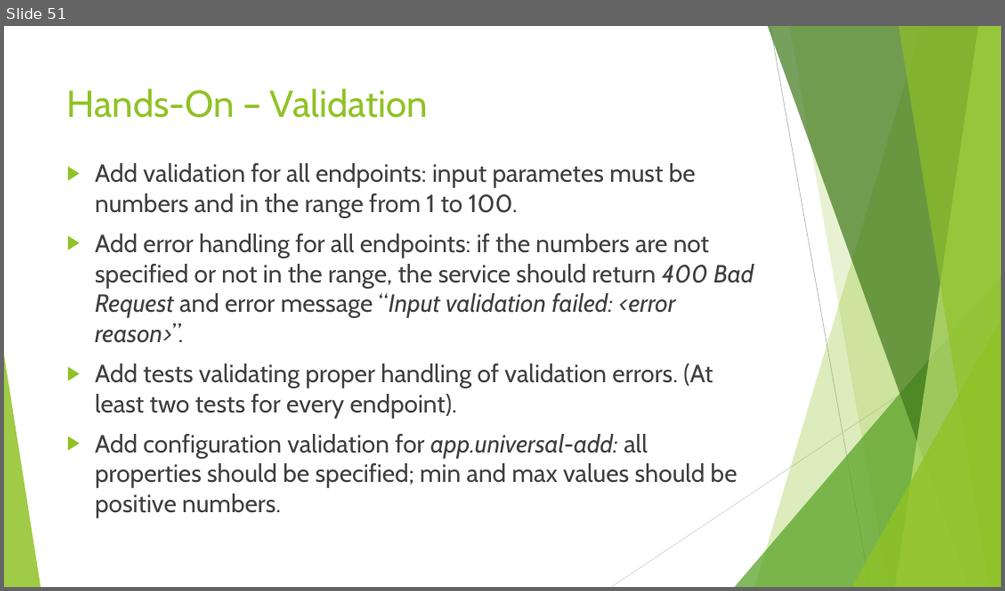
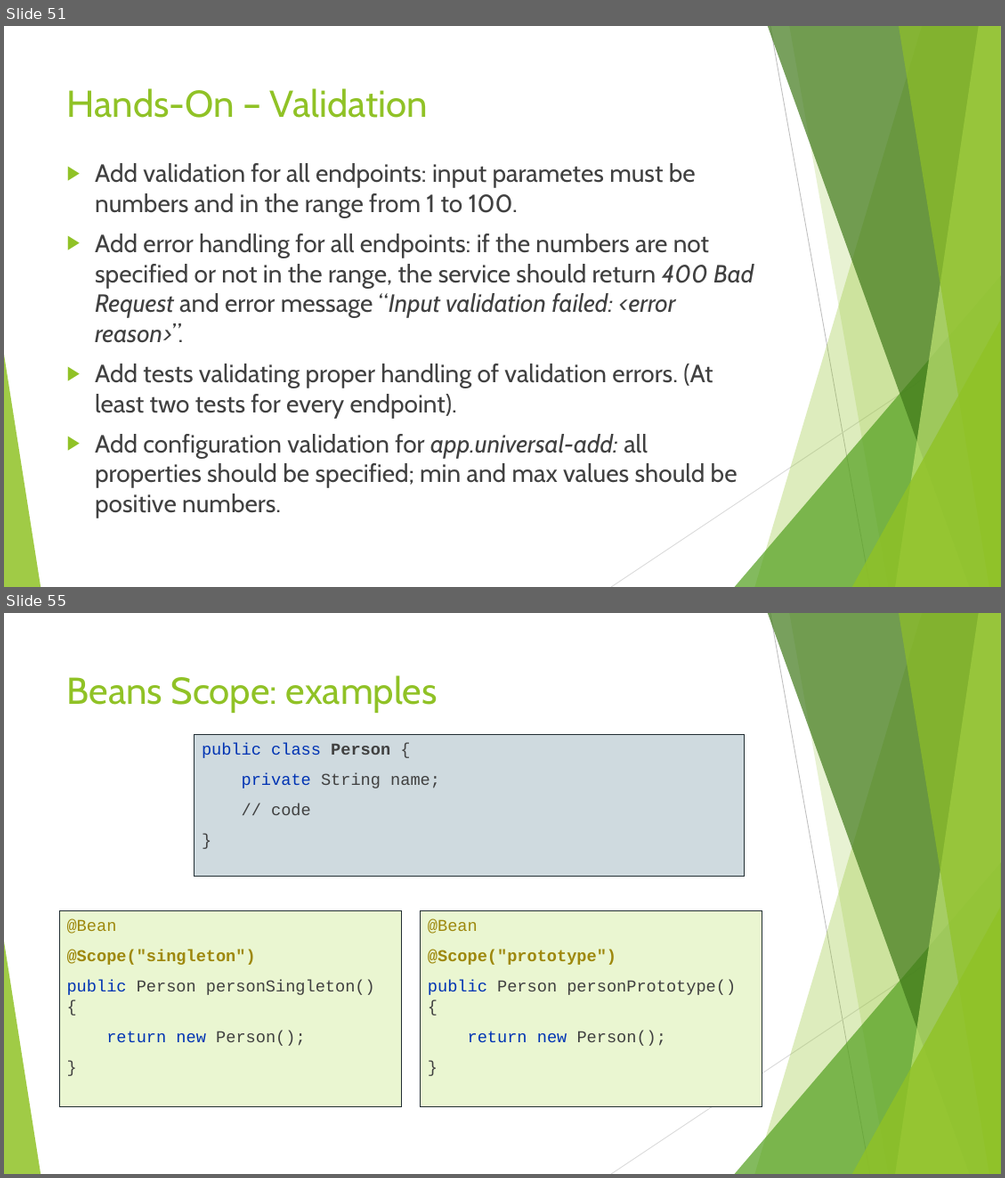
Before and after one commit to idanshal/sb-todo-app-tdp, a slide deck: course_data/presentations/practical_spring_boot_for_tdp_02.pptx. Shown one above the other, each under a label of ours: slide 51 before the commit, slides 51 and 55 after it; the slides between them are not shown. The pictures are 1005x591 and 1005x1178 pixels, drawn with LibreOffice and Linux fonts; fonts in the diff are those of the drawing. Boxes give left, top, right and bottom in pixels: in the first picture for what was removed or moved away, otherwise in the second. Text is boxed around its words. In the diff, an @@ line names an element or a change of style, - is before the commit and + after.

```diff
--- a/course_data/presentations/practical_spring_boot_for_tdp_02.pptx
+++ b/course_data/presentations/practical_spring_boot_for_tdp_02.pptx
@@ slide 55 added at bbox=[4, 613, 1001, 1174], background #FFFFFF; not listed: 10 template elements that a slide beside it also shows @@
@@ title added at bbox=[67, 675, 437, 713], 36 pt, text #90C226 @@
+Beans Scope: examples
@@ rectangle added at bbox=[194, 735, 744, 876], fill #CFDADF, outline #212D32 0.75 pt, 16 pt, text #404040 @@
+public class Person {
+private String name;
+// code
+}
@@ text added at bbox=[59, 911, 402, 1107], fill #EAF6D1, outline #212D32 0.75 pt, 16 pt, text #404040 @@
+@Bean
+@Scope("singleton")
+public Person personSingleton() {
+return new Person();
+}
@@ text added at bbox=[421, 911, 763, 1107], fill #EAF6D1, outline #212D32 0.75 pt, 16 pt, text #404040 @@
+@Bean
+@Scope("prototype")
+public Person personPrototype() {
+return new Person();
+}
```
Also in this commit, not shown: 2 slides changed, 11 other slides added, 3 other files.
